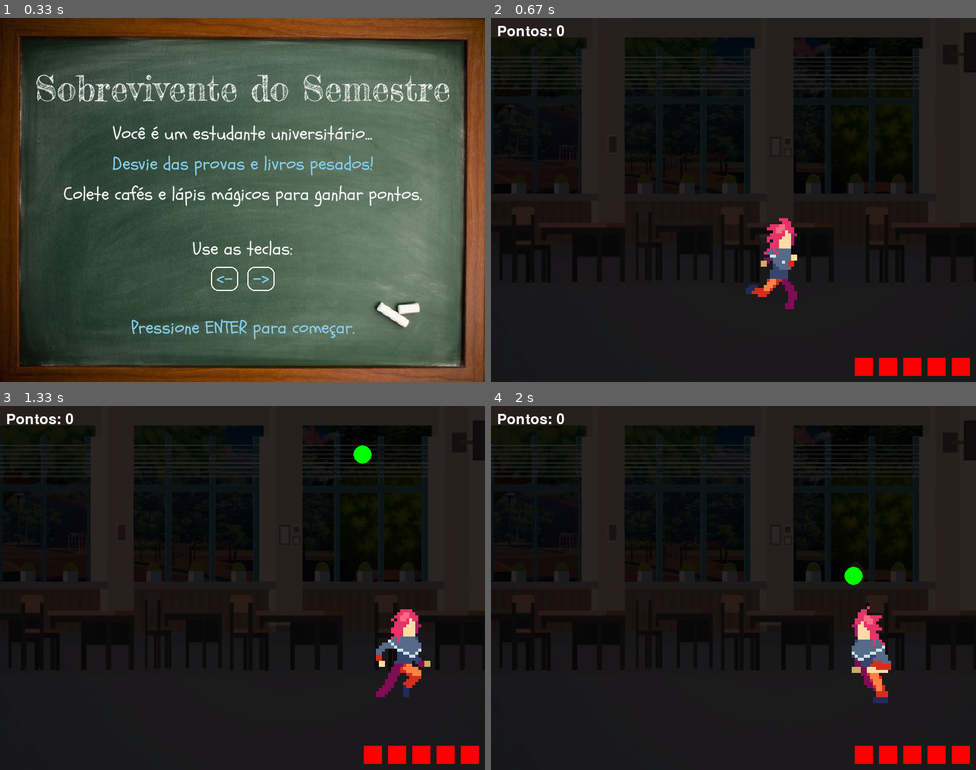
Above: before the commit, frames 1-4 (two rows, left to right).
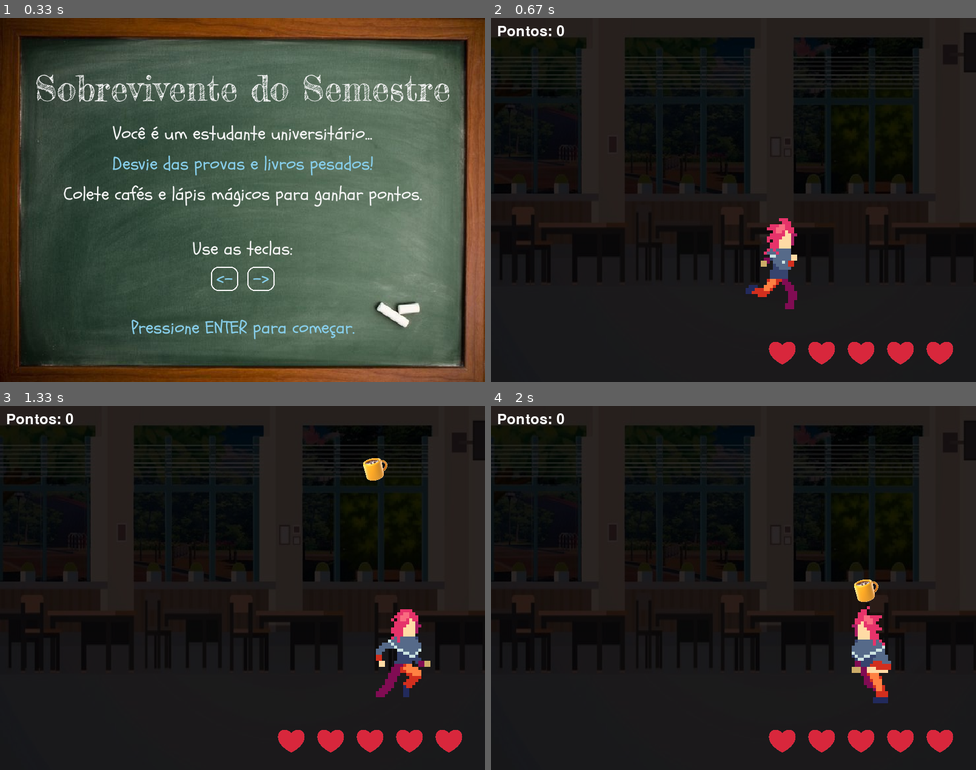
Above: after the commit, the same moments.

Repository: biaTrivillin/sobrevivente-do-semestre
Game: pygame game, started from main.py
Same seed, same stepped clock (60 frames per second), same inputs: the game is played once before the commit and once after it.
Inputs:
- Up to frame 1 (0.33 s): no input
- Up to frame 2 (0.67 s): tap Enter at 0.33 s
- Up to frame 3 (1.33 s): hold Right 0.67-1.13 s; hold Right from 1.17 s (still down)
- Up to frame 4 (2 s): release Right at 1.63 s; hold Left from 1.67 s (still down)

Frame 1 is identical in both runs. In frame 2, 2.1% of the frame differs, in the area x 57-99%, y 89-99%; in frame 3, 2.5%, in the area x 57-99%, y 10-99%; in frame 4, 2.5%.

Commit message:
criando tela final e adicionando imagens

Diff:
--- a/main.py
+++ b/main.py
@@ -1,6 +1,7 @@
 import pygame
 from tela_inicial import tela_inicial
 from tela_jogo import tela_jogo
+from tela_final import tela_final
 
 pygame.init()
 tela = pygame.display.set_mode((800, 600))
@@ -10,3 +11,5 @@
     tela_inicial(tela)
 
     tela_jogo(tela)
+
+    tela_final(tela)
--- /dev/null
+++ b/tela_final.py
@@ -0,0 +1,78 @@
+import pygame
+import sys
+import math
+from config import LARGURA, ALTURA, GIZ_BRANCO, GIZ_AZUL, FONTE_TITULO_PATH, FONTE_TITULO_SIZE, FONTE_TEXTO_PATH, FONTE_TEXTO_SIZE
+
+def tela_final(tela):
+    pygame.font.init()
+    fonte_titulo = pygame.font.Font(FONTE_TITULO_PATH, FONTE_TITULO_SIZE)
+    fonte_texto = pygame.font.Font(FONTE_TEXTO_PATH, FONTE_TEXTO_SIZE)
+
+    clock = pygame.time.Clock()
+    rodando = True
+
+    # Valores fictícios para teste
+    pontos = 75
+    status = "APROVADO" if pontos >= 60 else "REPROVADO"
+    cor_status = (0, 255, 0) if status == "APROVADO" else (255, 0, 0)
+
+    inicio = pygame.time.get_ticks()
+    animacao_status = False
+    escala_status = 5.0  # Começa grande para efeito de carimbo
+    status_apareceu = False
+
+    while rodando:
+        tempo_atual = pygame.time.get_ticks() - inicio
+
+        for event in pygame.event.get():
+            if event.type == pygame.QUIT:
+                pygame.quit()
+                sys.exit()
+            if event.type == pygame.KEYDOWN:
+                if event.key == pygame.K_RETURN and tempo_atual > 3500:
+                    rodando = False
+
+        # Fundo preto
+        tela.fill((0, 0, 0))
+
+        # Fim do jogo - aparece com fade-in
+        alpha_titulo = min(255, int((tempo_atual / 1000) * 255))
+        titulo_surface = fonte_titulo.render("Fim de Jogo", True, GIZ_BRANCO)
+        titulo_surface.set_alpha(alpha_titulo)
+        tela.blit(titulo_surface, (LARGURA//2 - titulo_surface.get_width()//2, 80))
+
+        # Pontos - aparece depois de 1s com fade-in
+        if tempo_atual > 1000:
+            alpha_pontos = min(255, int(((tempo_atual - 1000) / 1000) * 255))
+            pontos_surface = fonte_texto.render(f"Seus pontos: {pontos}", True, GIZ_BRANCO)
+            pontos_surface.set_alpha(alpha_pontos)
+            tela.blit(pontos_surface, (LARGURA//2 - pontos_surface.get_width()//2, 200))
+
+        # Status (APROVADO/REPROVADO) - efeito carimbo depois de 2s
+        if tempo_atual > 2000:
+            if not animacao_status:
+                animacao_status = True
+                status_apareceu = True
+
+            if status_apareceu and escala_status > 1.0:
+                escala_status -= 0.3  # Diminui rápido até 1.0
+
+            if escala_status < 1.0:
+                escala_status = 1.0  # Trava no tamanho normal
+
+            texto_status = fonte_titulo.render(status, True, cor_status)
+            largura = int(texto_status.get_width() * escala_status)
+            altura = int(texto_status.get_height() * escala_status)
+            texto_animado = pygame.transform.scale(texto_status, (largura, altura))
+
+            tela.blit(texto_animado, (LARGURA//2 - texto_animado.get_width()//2, 300))
+
+        # Instrução - aparece depois de 3s
+        if tempo_atual > 3000:
+            alpha_instrucao = min(255, int(((tempo_atual - 3000) / 1000) * 255))
+            instrucao_surface = fonte_texto.render("Pressione ENTER para sair", True, GIZ_AZUL)
+            instrucao_surface.set_alpha(alpha_instrucao)
+            tela.blit(instrucao_surface, (LARGURA//2 - instrucao_surface.get_width()//2, 500))
+
+        pygame.display.flip()
+        clock.tick(60)
--- a/tela_jogo.py
+++ b/tela_jogo.py
@@ -12,23 +12,71 @@
         self.tipo = random.choice(["verde", "vermelho"])  # verde = coletar, vermelho = desviar
         self.raio = 15
 
+        # Carrega a imagem do item verde
+        if self.tipo == "verde":
+            self.imagem = pygame.image.load("assets/cup-of-coffee.png").convert_alpha()
+            self.imagem = pygame.transform.scale(self.imagem, (70, 70))
+        else:
+            self.imagem = None  # vermelhos continuarão como círculo
+
     def update(self):
         self.y += self.velocidade
 
     def desenhar(self, tela):
-        cor = (0, 255, 0) if self.tipo == "verde" else (255, 0, 0)
-        pygame.draw.circle(tela, cor, (self.x, self.y), self.raio)
+        if self.tipo == "verde" and self.imagem:
+            tela.blit(self.imagem, (self.x - self.raio, self.y - self.raio))
+        else:
+            cor = (255, 0, 0)  # vermelho
+            pygame.draw.circle(tela, cor, (self.x, self.y), self.raio)
 
     def get_rect(self):
         return pygame.Rect(self.x - self.raio, self.y - self.raio, self.raio * 2, self.raio * 2)
 
+class TextoAnimado:
+    def __init__(self, x, y, texto, cor=(255, 255, 0), duracao=1000):
+        self.x = x
+        self.y = y
+        self.texto = texto
+        self.cor = cor
+        self.duracao = duracao  # tempo em ms
+        self.start_time = pygame.time.get_ticks()
+        self.alpha = 255  # opacidade inicial
+        self.fonte = pygame.font.SysFont(None, 40)
+
+    def update(self):
+        # Move o texto para cima
+        self.y -= 1
+        # Calcula o tempo decorrido
+        elapsed = pygame.time.get_ticks() - self.start_time
+        # Faz o texto desaparecer gradualmente
+        self.alpha = max(255 - int(255 * (elapsed / self.duracao)), 0)
+
+    def desenhar(self, tela):
+        if self.alpha > 0:
+            img = self.fonte.render(self.texto, True, self.cor)
+            img.set_alpha(self.alpha)
+            tela.blit(img, (self.x, self.y))
+
+    def terminou(self):
+        return self.alpha <= 0
+
 
 def tela_jogo(tela):
     largura_tela, altura_tela = 800, 600
+    textos_animados = []  # fora do loop principal
+
+
+    # Tamanho e espaçamento dos corações
+    quadrado_tamanho = 50
+    espaco = 15  # espaço entre corações
 
     # Fundo
     fundo = pygame.image.load("assets/fundo_jogo.jpg").convert()
     fundo = pygame.transform.scale(fundo, (largura_tela, altura_tela))
+
+    # Coração (vida)
+    coracao_img = pygame.image.load("assets/vida.png").convert_alpha()
+    coracao_img = pygame.transform.scale(coracao_img, (quadrado_tamanho, quadrado_tamanho))
 
     # Máscara
     mascara = pygame.Surface((largura_tela, altura_tela))
@@ -73,8 +121,6 @@
     # Pontuação e vidas
     pontos = 0
     vidas = 5
-    quadrado_tamanho = 30
-    espaco = 10
     fonte = pygame.font.SysFont(None, 36)
 
     while rodando:
@@ -130,9 +176,37 @@
             if rect_jogador.colliderect(item.get_rect()):
                 if item.tipo == "verde":
                     pontos += 1
+                    textos_possiveis = [
+                        "Delícia!",
+                        "Super Energia!",
+                        "Café Power!",
+                        "Mais um gole!",
+                        "Uhul!",
+                        "Bora lá!",
+                        "Explosão de café!",
+                        "Energizado!",
+                        "Café na veia!",
+                        "Full power!"
+                    ]
+                    texto = random.choice(textos_possiveis)
+                    textos_animados.append(TextoAnimado(item.x, item.y, texto, cor=(255, 255, 0)))  # amarelo
                 else:
-                    vidas -= 1  # perde um quadrado
+                    vidas -= 1
+                    textos_vermelhos = [
+                        "Ai meu Deus!",
+                        "Cuidado!",
+                        "Ops!",
+                        "Que dor!",
+                        "Ahhh!",
+                        "Socorro!",
+                        "Perdi!",
+                        "Nãoooo!"
+                    ]
+                    texto = random.choice(textos_vermelhos)
+                    textos_animados.append(TextoAnimado(item.x, item.y, texto, cor=(255, 0, 0)))  # vermelho
                 itens.remove(item)
+
+
 
         # Verifica fim de jogo
         if vidas <= 0:
@@ -153,11 +227,18 @@
         texto = fonte.render(f"Pontos: {pontos}", True, (255, 255, 255))
         tela.blit(texto, (10, 10))
 
-        # Quadrados (vidas) no canto inferior direito
+        # Vidas (corações) no canto inferior direito
         for i in range(vidas):
-            x_q = largura_tela - (quadrado_tamanho + espaco) * (i + 1)
-            y_q = altura_tela - quadrado_tamanho - espaco
-            pygame.draw.rect(tela, (255, 0, 0), (x_q, y_q, quadrado_tamanho, quadrado_tamanho))
+            x_q = largura_tela - (quadrado_tamanho + espaco) * (i + 1) - 20  # margem de 20px
+            y_q = altura_tela - quadrado_tamanho - 20  # margem de 20px
+            tela.blit(coracao_img, (x_q, y_q))
+
+        for texto_animado in textos_animados[:]:
+            texto_animado.update()
+            texto_animado.desenhar(tela)
+            if texto_animado.terminou():
+                textos_animados.remove(texto_animado)
+
 
         pygame.display.flip()
         clock.tick(60)
Binary file added: assets/cup-of-coffee.png
Binary file added: assets/vida.png
